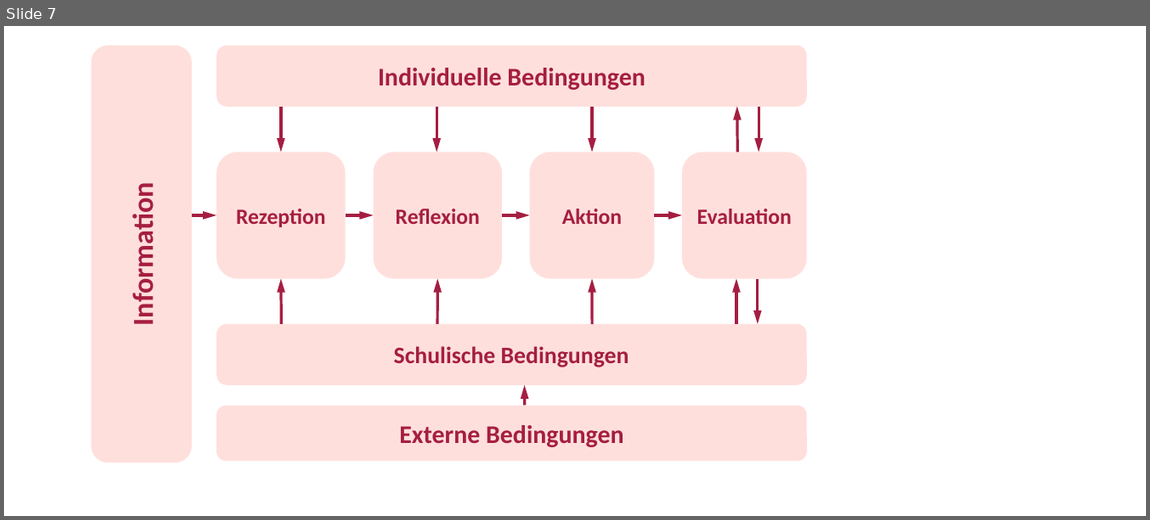
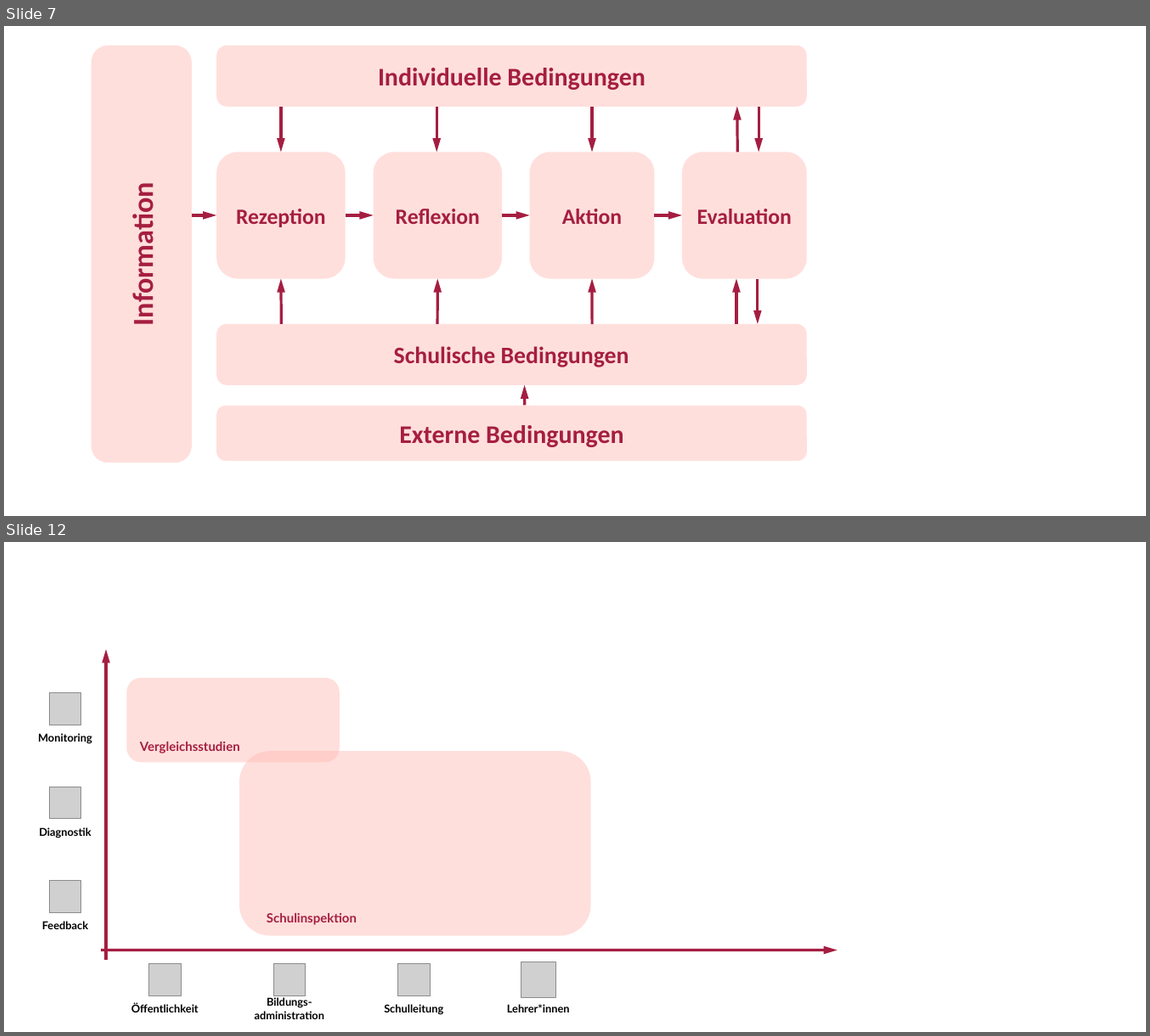
Before and after one commit to sammerk/vortrag-tue-w1, a slide deck: Img/Tabelle_Rueckmeldesysteme.pptx. Shown one above the other, each under a label of ours: slide 7 before the commit, slides 7 and 12 after it; the slides between them are not shown. The pictures are 1150x520 and 1150x1036 pixels, drawn with LibreOffice and Linux fonts; fonts in the diff are those of the drawing; grey boxes stand for pictures. Boxes give left, top, right and bottom in pixels: in the first picture for what was removed or moved away, otherwise in the second. Text is boxed around its words. In the diff, an @@ line names an element or a change of style, - is before the commit and + after.

```diff
--- a/Img/Tabelle_Rueckmeldesysteme.pptx
+++ b/Img/Tabelle_Rueckmeldesysteme.pptx
@@ slide 12 added at (x1=4, y1=542, x2=1146, y2=1032), background #FFFFFF @@
@@ arrow added from (106, 960) to (106, 649), #A51E41 3 pt @@
@@ picture added at (x1=49, y1=693, x2=81, y2=725) @@
@@ rounded rectangle added at (x1=127, y1=678, x2=340, y2=762), fill #FFBCB5 at 47% opacity @@
@@ text added at (x1=38, y1=733, x2=92, y2=744), 12 pt, text #000000, bold @@
+Monitoring
@@ text added at (x1=140, y1=742, x2=240, y2=754), 14 pt, text #A51E41, bold @@
+Vergleichsstudien
@@ rounded rectangle added at (x1=239, y1=751, x2=591, y2=936), fill #FFBCB5 at 47% opacity @@
@@ picture added at (x1=49, y1=787, x2=81, y2=819) @@
@@ text added at (x1=39, y1=828, x2=91, y2=839), 12 pt, text #000000, bold @@
+Diagnostik
@@ picture added at (x1=49, y1=881, x2=81, y2=913) @@
@@ text added at (x1=42, y1=921, x2=88, y2=930), 12 pt, text #000000, bold @@
+Feedback
@@ text added at (x1=267, y1=913, x2=357, y2=925), 14 pt, text #A51E41, bold @@
+Schulinspektion
@@ arrow added from (101, 951) to (837, 951), #A51E41 3 pt @@
@@ picture added at (x1=149, y1=964, x2=181, y2=997) @@
@@ picture added at (x1=273, y1=964, x2=306, y2=997) @@
@@ picture added at (x1=398, y1=964, x2=430, y2=997) @@
@@ picture added at (x1=521, y1=963, x2=556, y2=998) @@
@@ text added at (x1=255, y1=998, x2=325, y2=1020), 12 pt, text #000000, bold @@
+Bildungs-
+administration
@@ text added at (x1=132, y1=1004, x2=199, y2=1013), 12 pt, text #000000, bold @@
+Öffentlichkeit
@@ text added at (x1=384, y1=1004, x2=443, y2=1015), 12 pt, text #000000, bold @@
+Schulleitung
@@ text added at (x1=507, y1=1004, x2=570, y2=1013), 12 pt, text #000000, bold @@
+Lehrer*innen
```
Also in this commit, not shown: 14 other slides added, 28 other files.
